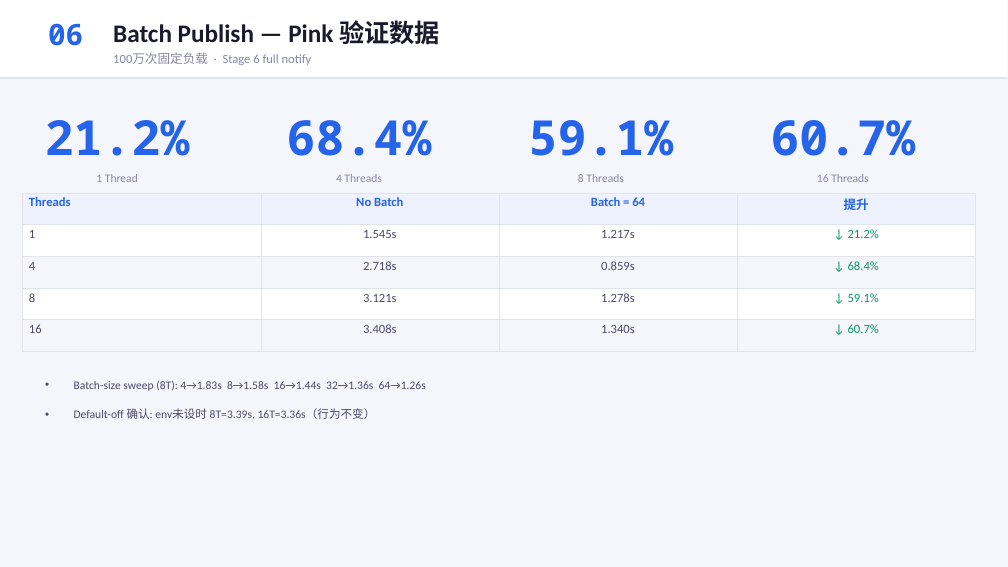
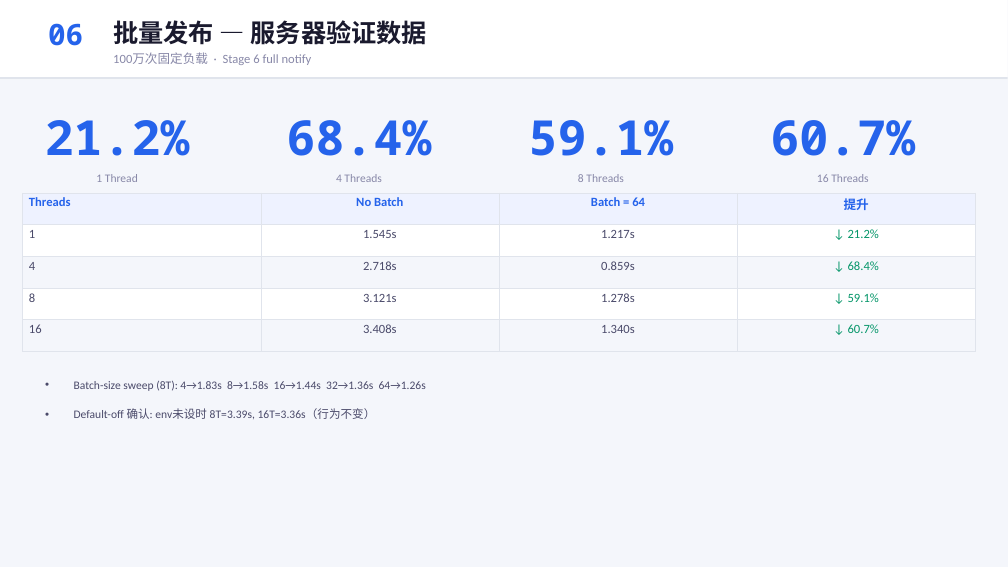
Before and after one commit to YiChiChen1106/Nativehook_linux_planb, a slide deck: slide 6 of presentation/native_hook_progress_2026-06-05.pptx. Drawn at 1008x567 pixels with LibreOffice and Linux fonts; fonts in the diff are those of the drawing. Boxes give left, top, right and bottom in pixels: in the first picture for what was removed or moved away, otherwise in the second. Text is boxed around its words. In the diff, an @@ line names an element or a change of style, - is before the commit and + after.

```diff
--- a/presentation/native_hook_progress_2026-06-05.pptx
+++ b/presentation/native_hook_progress_2026-06-05.pptx
@@ text at (113, 20, 427, 45): text changed @@
-Batch Publish — Pink 验证数据
+批量发布 — 服务器验证数据
```
Also in this commit, not shown: 6 other slides changed, 2 other files.
